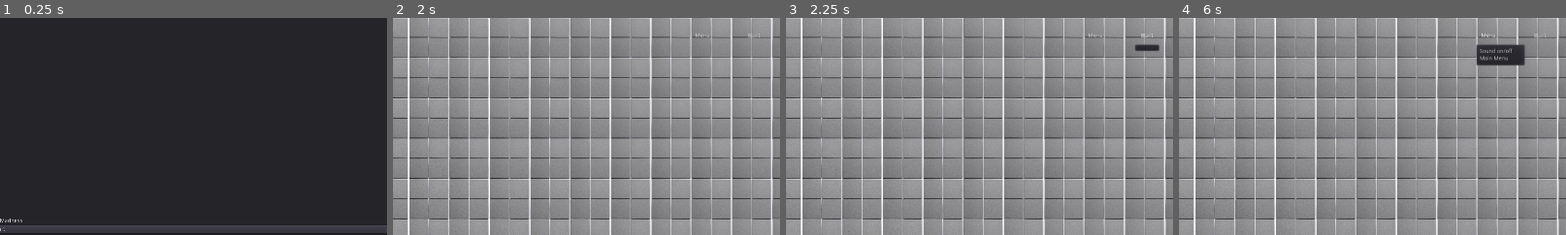
Above: before the commit, frames 1-4 (left to right).
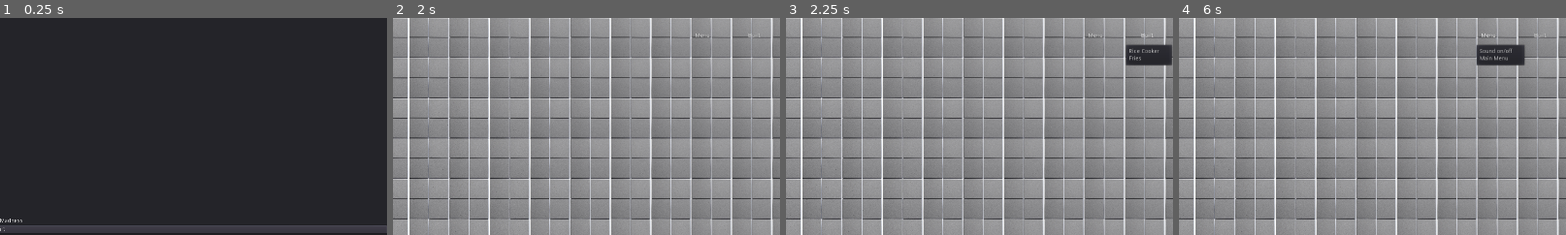
Above: after the commit, the same moments.

Repository: Vytautas-Hermann/GJ-2020
Game: Godot game, scene res://src/scenes/Title_Screen.tscn
Two runs of this game, one before a commit and one after it. Both use one fixed random seed, a clock stepped at 60 frames per second and the inputs below.
Inputs:
- Up to frame 1 (0.25 s): no input
- Up to frame 2 (2 s): click "Start" at 0.5 s; click "Swap Location" at 1.25 s
- Up to frame 3 (2.25 s): click "Built" at 2 s
- Up to frame 4 (6 s): click "Built" at 2.75 s; click "Swap Location" at 3.5 s; click "Built" at 4.25 s; click "Swap Location" at 5 s; click "Menu" at 5.75 s
The pictures show only the part of the screen within x 50-100%, y 0-50%; the shares and areas given below are measured in that part.

Frames 1-2 are identical in both runs. In frame 3, 1.0% of the frame differs, in the area x 87-100%, y 12-22%; in frame 4, nothing differs.

Commit message:
built

Diff:
--- /dev/null
+++ b/src/prefab/Flieband.tscn
@@ -0,0 +1,8 @@
+[gd_scene load_steps=2 format=2]
+
+[ext_resource path="res://src/images/Flieband.png" type="Texture" id=1]
+
+[node name="Flieband" type="Sprite"]
+position = Vector2( 80, 96 )
+scale = Vector2( 0.25, 0.25 )
+texture = ExtResource( 1 )
--- a/src/scenes/Game.tscn
+++ b/src/scenes/Game.tscn
@@ -1,10 +1,11 @@
-[gd_scene load_steps=6 format=2]
+[gd_scene load_steps=7 format=2]
 
 [ext_resource path="res://src/prefab/floor.tscn" type="PackedScene" id=1]
 [ext_resource path="res://src/prefab/kit.tscn" type="PackedScene" id=2]
 [ext_resource path="res://src/prefab/table.tscn" type="PackedScene" id=3]
 [ext_resource path="res://src/scripts/menu.gd" type="Script" id=4]
 [ext_resource path="res://src/scripts/Game_Board.gd" type="Script" id=5]
+[ext_resource path="res://src/prefab/Flieband.tscn" type="PackedScene" id=6]
 
 [node name="Game" type="Node2D"]
 
@@ -21,6 +22,7 @@
 
 [node name="CanvasLayer" type="CanvasLayer" parent="Camera2D"]
 script = ExtResource( 4 )
+buildings = [ ExtResource( 6 ) ]
 
 [node name="MoneyText" type="RichTextLabel" parent="Camera2D/CanvasLayer"]
 margin_left = 24.0
--- a/src/scripts/Game_Board.gd
+++ b/src/scripts/Game_Board.gd
@@ -3,7 +3,7 @@
 export (PackedScene) var table
 export (PackedScene) var kit
 
-var caf = [[0,0,0,0,0, 0,0,0,0,0, 0,0,0,0,0, 0,0,0,0,0],
+export var caf = [[0,0,0,0,0, 0,0,0,0,0, 0,0,0,0,0, 0,0,0,0,0],
 			[0,0,0,0,0, 0,0,0,0,0, 0,0,0,0,0, 0,0,0,0,0],
 			[0,0,1,1,1, 1,0,0,0,0, 0,1,1,1,1, 1,1,0,0,0],
 			[0,0,1,0,0, 1,0,0,0,0, 0,1,0,0,0, 0,1,0,0,0],
@@ -15,7 +15,7 @@
 			[0,0,0,0,0, 0,0,0,0,0, 0,0,0,0,0, 0,0,0,0,0],
 			[0,0,0,0,0, 0,0,0,0,0, 0,0,0,0,0, 0,0,0,0,0]]
 
-var kitchen = [[0,0,0,0,0, 0,0,0,0,0, 0,0,0,0,0, 0,0,0,0,0],
+export var kitchen = [[0,0,0,0,0, 0,0,0,0,0, 0,0,0,0,0, 0,0,0,0,0],
 			[0,0,0,0,0, 0,0,0,0,0, 0,0,0,0,0, 0,0,0,0,0],
 			[0,0,0,0,0, 0,0,0,0,0, 0,0,0,0,0, 0,0,0,0,0],
 			[0,0,0,0,0, 0,0,0,0,0, 0,0,0,0,0, 0,0,0,0,0],
--- a/src/scripts/menu.gd
+++ b/src/scripts/menu.gd
@@ -3,7 +3,9 @@
 var score = 0
 var money = 100
 var health = 100
-var maze = true;
+var maze = true
+var built = 0
+export var buildings = []
 
 func _ready() -> void:
 	$MoneyText.text="Money: %s" % money
@@ -13,6 +15,7 @@
 	$MenuButton.get_popup().add_item("Main Menu")
 	$MenuButton.get_popup().connect("id_pressed", self, "_on_item_pressed")
 	$Button.connect("pressed", self,"_swap")
+	_set_maze_built()
 
 func _on_item_pressed(id):
 	var item_name = $MenuButton.get_popup().get_item_text(id)
@@ -25,9 +28,11 @@
 func _swap():
 	if maze:
 		get_parent().offset = Vector2(0,1100)
+		_set_kit_built()
 		maze=false
 	else:
 		get_parent().offset = Vector2(0,0)
+		_set_maze_built()
 		maze=true
 
 func _change_money(var bal):
@@ -43,18 +48,55 @@
 	$ScoreText.text="Score: %s" % score
 
 func _set_maze_built():
-	for child in $BuildMenue.get_popup().get_children():
-		child.queue_free()
+	for child in $BuildMenue.get_popup().items:
+		$BuildMenue.get_popup().remove_item(0)
 	$BuildMenue.get_popup().add_item("Plate")
 	$BuildMenue.get_popup().add_item("Big Plate")
 	$BuildMenue.get_popup().connect("id_pressed", self, "_on_build_pressed")
 
 func _set_kit_built():
-	for child in $BuildMenue.get_popup().get_children():
-		child.queue_free()
+	for child in $BuildMenue.get_popup().items:
+		$BuildMenue.get_popup().remove_item(0)
 	$BuildMenue.get_popup().add_item("Rice Cooker")
 	$BuildMenue.get_popup().add_item("Fries")
 	$BuildMenue.get_popup().connect("id_pressed", self, "_on_build_pressed")
 
-func _on_build_pressed():
-	pass
+func _on_build_pressed(id):
+	var item_name = $BuildMenue.get_popup().get_item_text(id)
+	if item_name == "Plate":
+		built = 2
+	if item_name == "Big Plate":
+		built = 3
+	if item_name == "Rice Cooker":
+		built = 4
+	if item_name == "Fries":
+		built = 5
+
+func _unhandled_input(event):
+	if event is InputEventMouseButton:
+		if event.button_index == BUTTON_LEFT:
+			if built != 0:
+				if event.pressed:
+					var x = event.position[0]
+					var y = event.position[1]
+					var i = 0
+					var j = 0
+					while x > 100:
+						x-=100
+						i+=1
+					while y > 100:
+						y-=100
+						j+=1
+					if maze:
+						if get_node("/root/Game/Game_Board").get("caf")[j][i] == 0:
+							var bu = buildings[built-2].instance()
+							bu.position = Vector2(50 + i*100, 50 + j*100)
+							get_node("/root/Game/Game_Board").add_child(bu)
+							get_node("/root/Game/Game_Board").get("caf")[j][i] = built
+					else:
+						if get_node("/root/Game/Game_Board").get("kitchen")[j][i] == 0:
+							var bu = buildings[built-2].instance()
+							bu.position = Vector2(1150 + i*100, 50 + j*100)
+							get_node("/root/Game/Game_Board").add_child(bu)
+							get_node("/root/Game/Game_Board").get("kitchen")[j][i] = built
+					built = 0
Binary file added: src/images/Flieband.png
Not shown, added: src/images/Flieband.png.import
Not shown, added: src/images/Pizza.png.import
Not shown, added: src/images/Pizzatower.png.import
Not shown, added: src/images/Reis.png.import
Not shown, added: src/images/noodle.png.import
